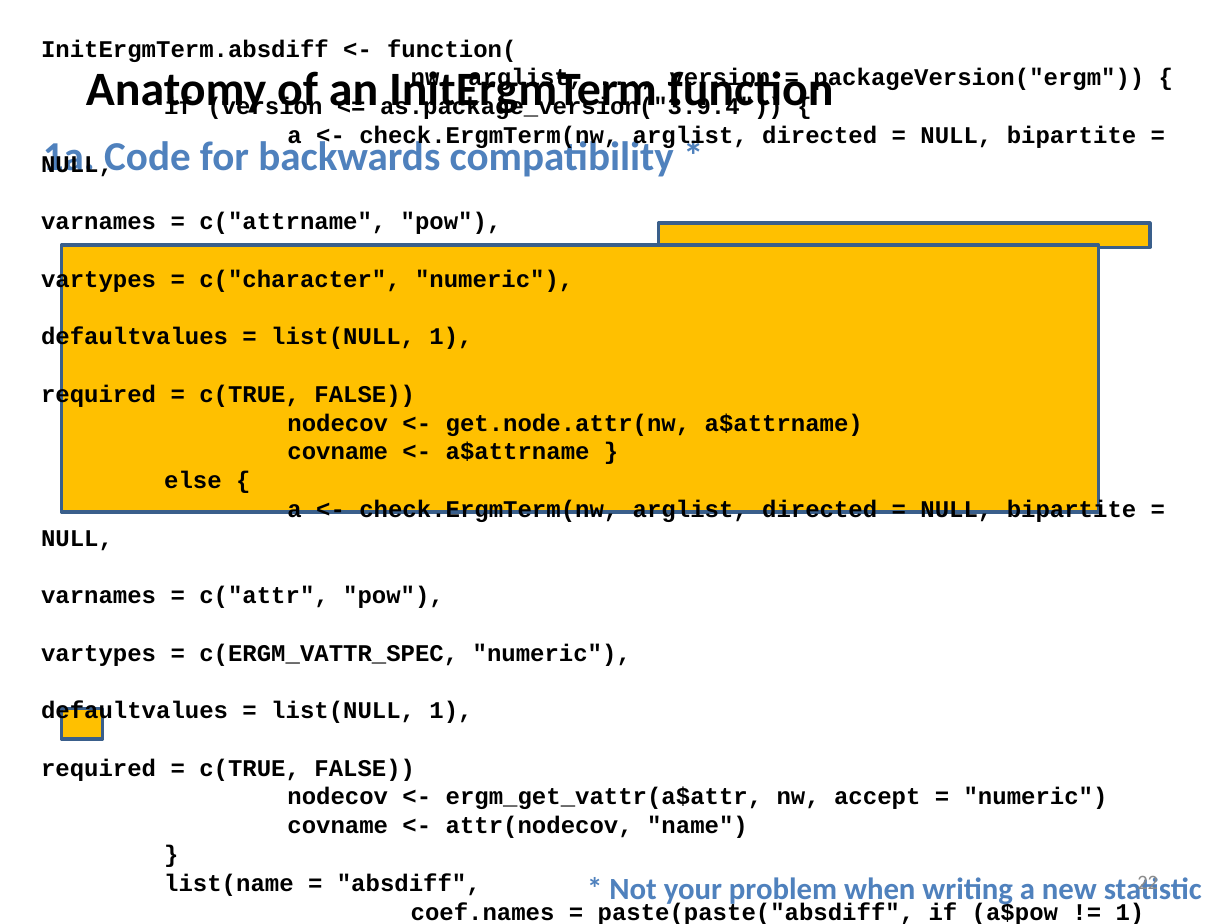
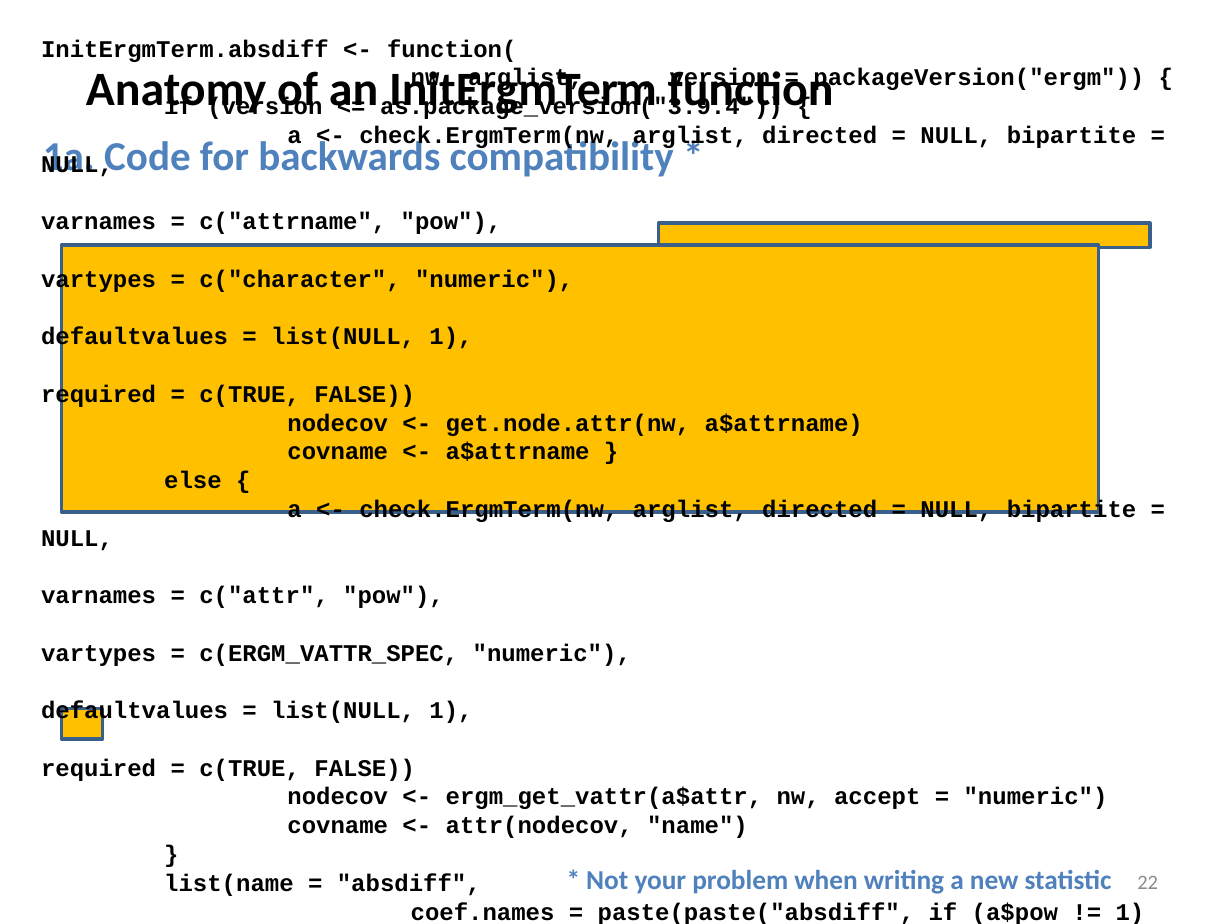
Before and after one commit to statnet/Workshops----OBSOLETE, a slide deck: slide 22 of ergm.userterms/EUT tutorial slides.pptx. Drawn at 1232x924 pixels with LibreOffice and Linux fonts; fonts in the diff are those of the drawing. Boxes give left, top, right and bottom in pixels: in the first picture for what was removed or moved away, otherwise in the second. Text is boxed around its words. In the diff, an @@ line names an element or a change of style, - is before the commit and + after.

```diff
--- a/ergm.userterms/EUT tutorial slides.pptx
+++ b/ergm.userterms/EUT tutorial slides.pptx
@@ text "* Not your problem when ...": place and size @@
-text "* Not your problem when ..." at (609, 876, 1202, 907)
+text "* Not your problem when ..." at (586, 870, 1112, 894)
@@ text "* Not your problem when ..." at (586, 870, 1112, 894): size 18 to 16 pt @@
```
Also in this commit, not shown: 1 other slide changed.
